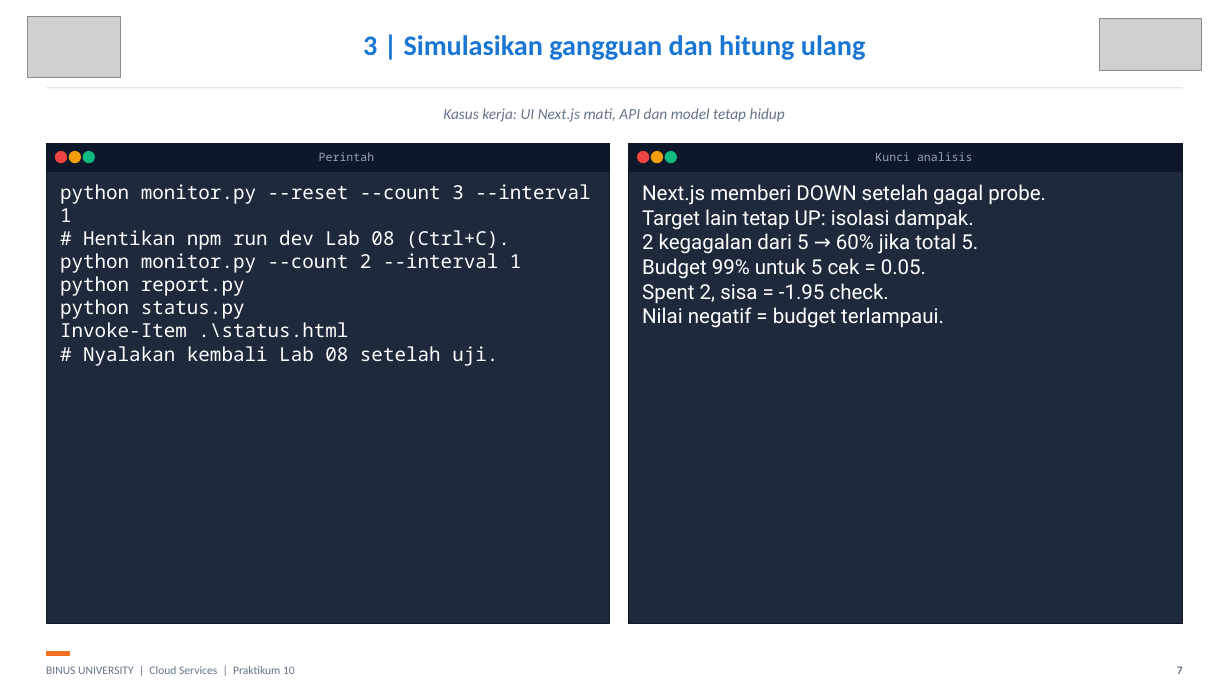
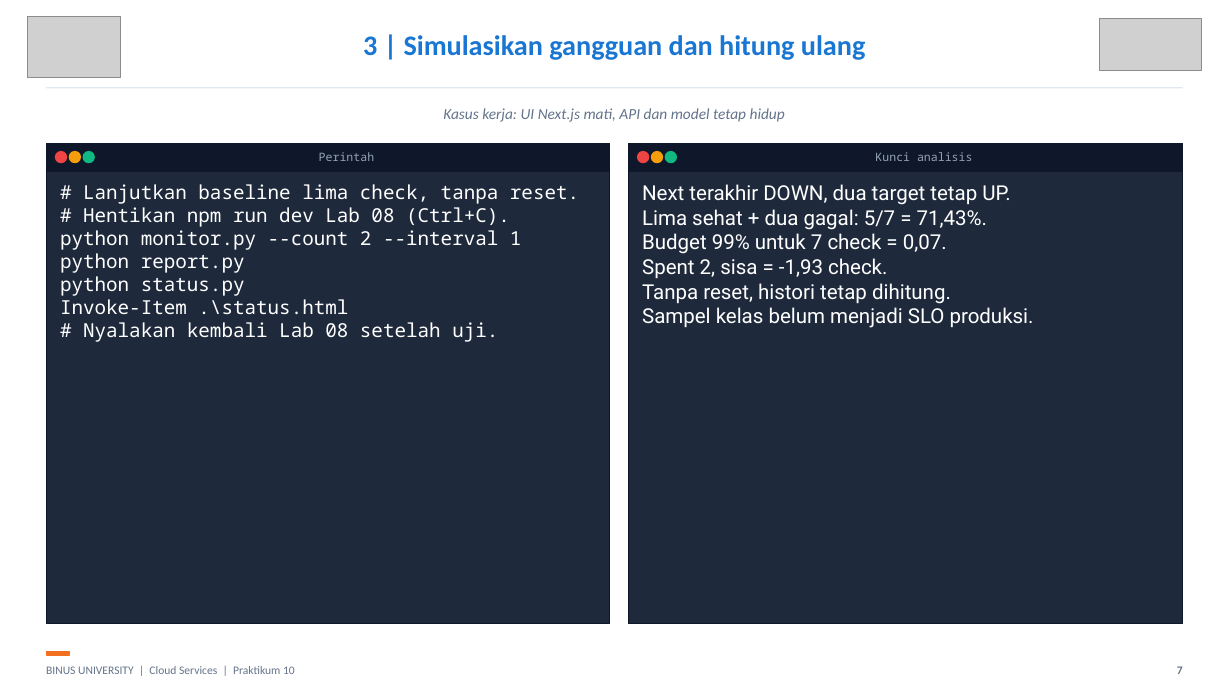
Before and after one commit to SeedFlora/meet10CloudService, a slide deck: slide 7 of slides/LAB10_Monitoring_Status_Bukti_Live.pptx. Drawn at 1232x693 pixels with LibreOffice and Linux fonts; fonts in the diff are those of the drawing; grey boxes stand for pictures. Boxes give left, top, right and bottom in pixels: in the first picture for what was removed or moved away, otherwise in the second. Text is boxed around its words. In the diff, an @@ line names an element or a change of style, - is before the commit and + after.

```diff
--- a/slides/LAB10_Monitoring_Status_Bukti_Live.pptx
+++ b/slides/LAB10_Monitoring_Status_Bukti_Live.pptx
@@ text at [60,184,579,342]: text changed @@
-python monitor.py --reset --count 3 --interval 1
-# Hentikan npm run dev Lab 08 (Ctrl+C).
-python monitor.py --count 2 --interval 1
-python report.py
-python status.py
-Invoke-Item .\status.html
-# Nyalakan kembali Lab 08 setelah uji.
+# Lanjutkan baseline lima check, tanpa reset.
+# Hentikan npm run dev Lab 08 (Ctrl+C).
+python monitor.py --count 2 --interval 1
+python report.py
+python status.py
+Invoke-Item .\status.html
+# Nyalakan kembali Lab 08 setelah uji.
@@ text at [642,184,1034,328]: text changed @@
-Next.js memberi DOWN setelah gagal probe.
-Target lain tetap UP: isolasi dampak.
-2 kegagalan dari 5 → 60% jika total 5.
-Budget 99% untuk 5 cek = 0.05.
-Spent 2, sisa = -1.95 check.
-Nilai negatif = budget terlampaui.
+Next terakhir DOWN, dua target tetap UP.
+Lima sehat + dua gagal: 5/7 = 71,43%.
+Budget 99% untuk 7 check = 0,07.
+Spent 2, sisa = -1,93 check.
+Tanpa reset, histori tetap dihitung.
+Sampel kelas belum menjadi SLO produksi.
```
Also in this commit, not shown: 4 other slides changed, 6 other files.
